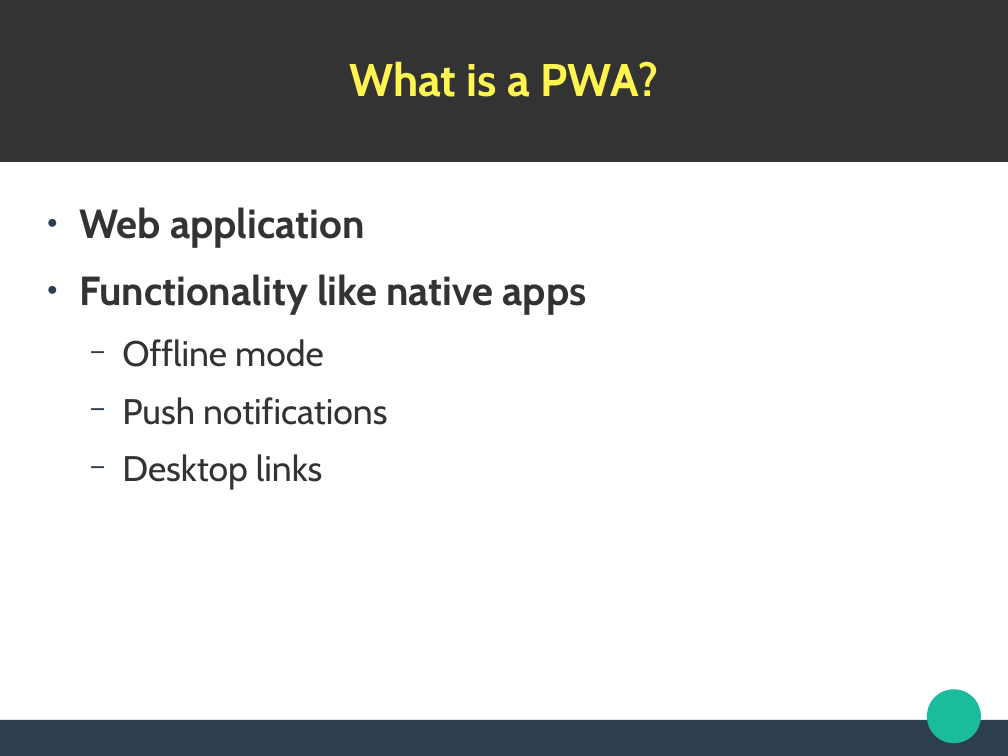
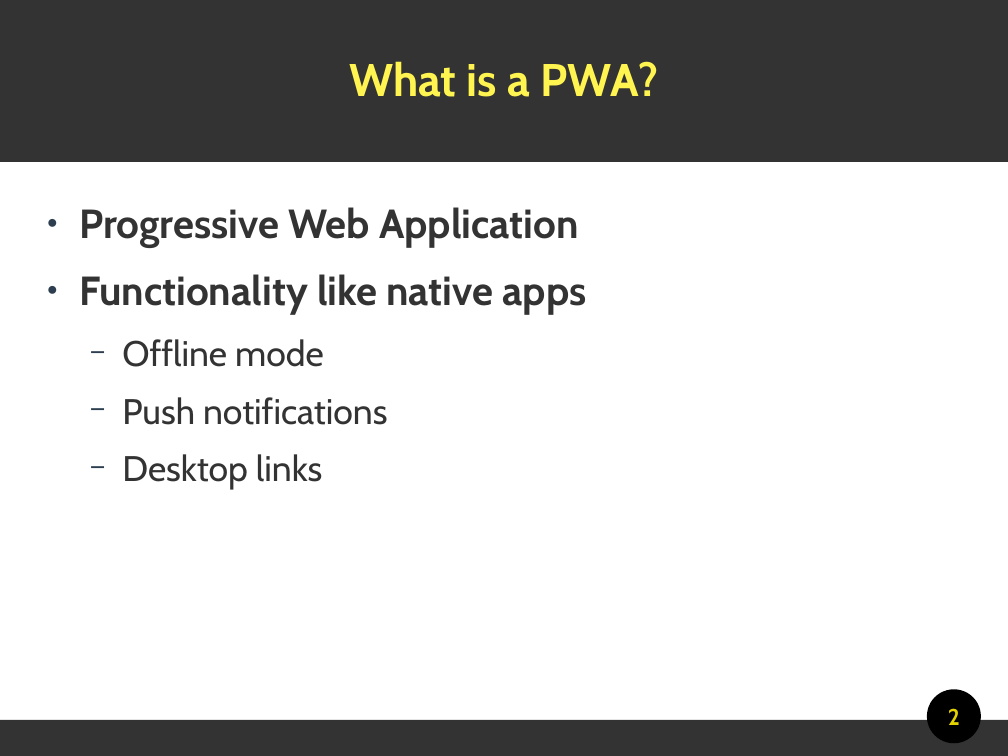
Before and after one commit to lmeijdam/rs-pwa-angular-demo, a slide deck: slide 2 of presentation.odp. Drawn at 1008x756 pixels with LibreOffice and Linux fonts; fonts in the diff are those of the drawing. Boxes give left, top, right and bottom in pixels: in the first picture for what was removed or moved away, otherwise in the second. Text is boxed around its words. In the diff, an @@ line names an element or a change of style, - is before the commit and + after.

```diff
--- a/presentation.odp
+++ b/presentation.odp
@@ text at <box>79,207,579,247</box>: text changed @@
-● Web application
+● Progressive Web Application
@@ ellipse at <box>927,690,981,744</box>: fill #1ABC9C to #000000 @@
@@ page number added at <box>948,708,960,725</box>, 18 pt, text #E3D200, bold @@
+2
@@ rectangle at <box>0,721,1008,756</box>: fill #2C3E50 to #333333 @@
```
Also in this commit, not shown: 4 other slides changed.
